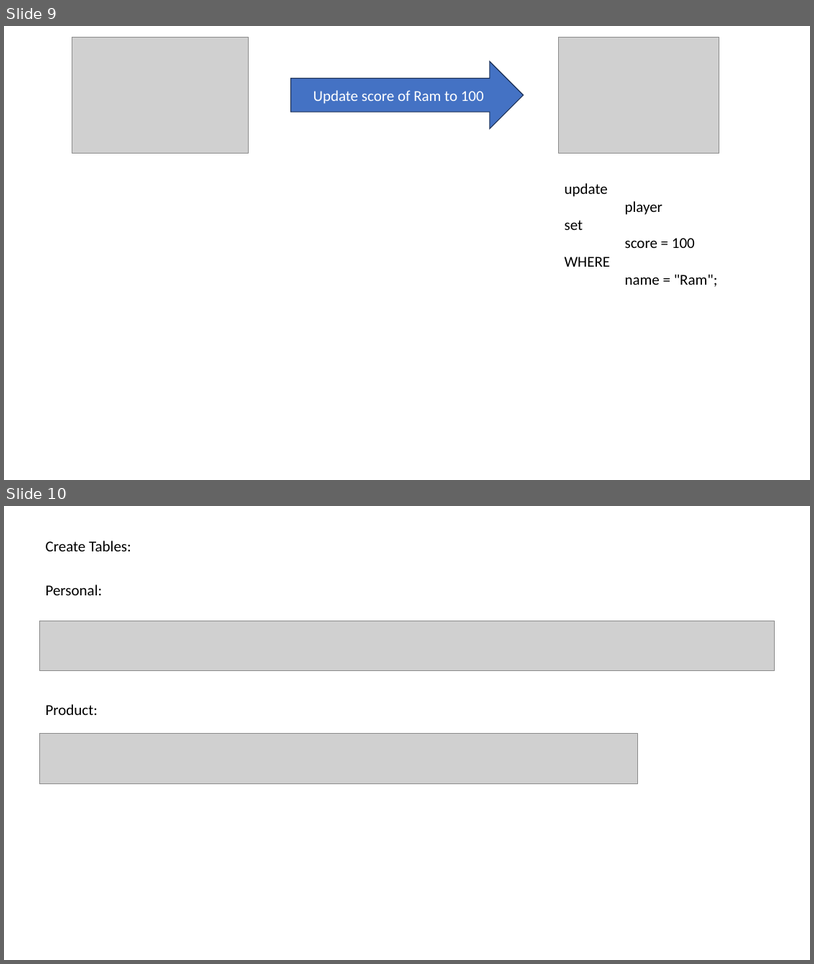
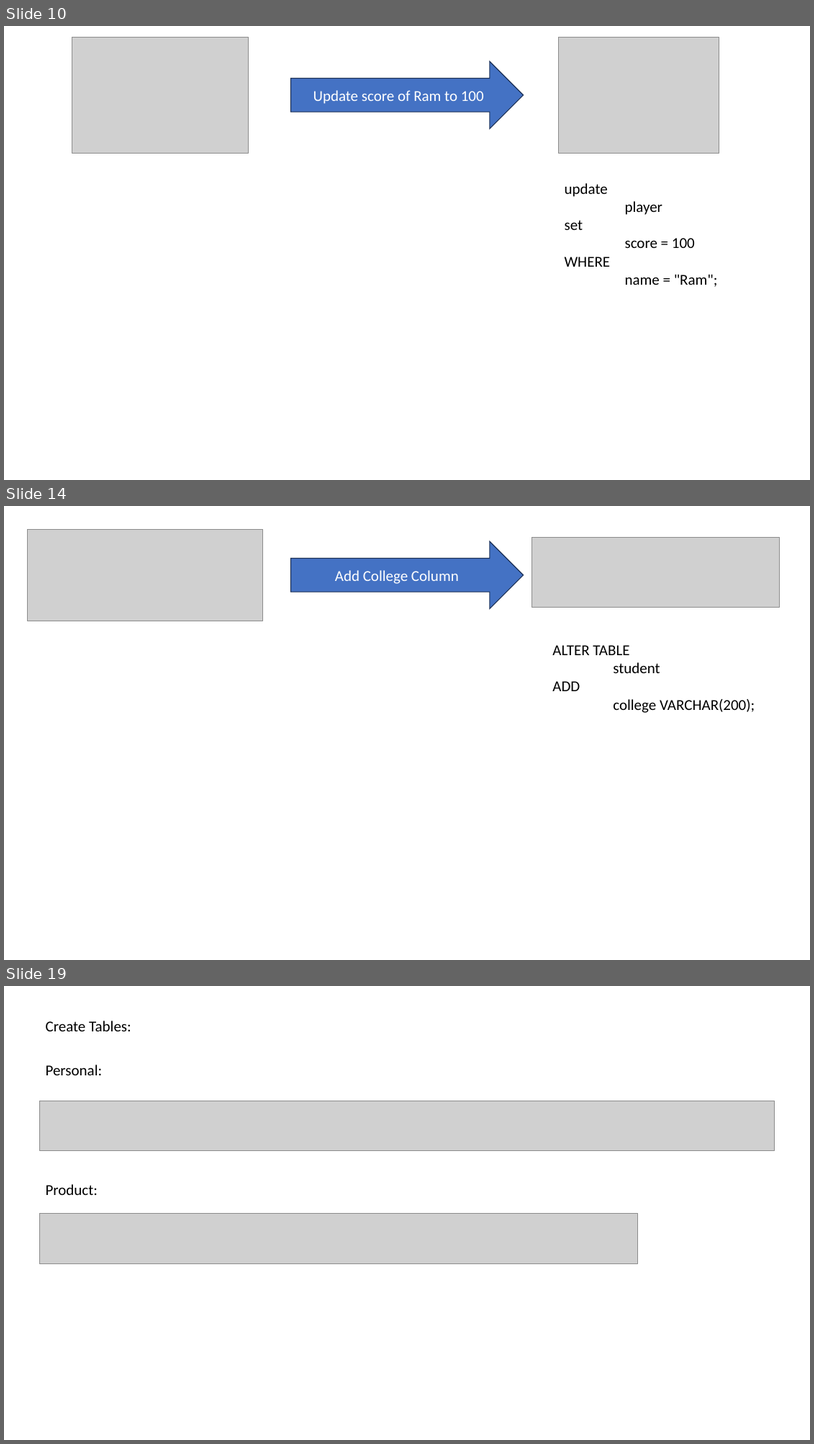
Before and after one commit to venkatyashwanth/mysql_notes, a slide deck: SQL.pptx. Shown one above the other, each under a label of ours: slides 9 and 10 before the commit, slides 10, 14 and 19 after it; the slides between them are not shown. The pictures are 814x964 and 814x1444 pixels, drawn with LibreOffice and Linux fonts; fonts in the diff are those of the drawing; grey boxes stand for pictures. Boxes give left, top, right and bottom in pixels: in the first picture for what was removed or moved away, otherwise in the second. Text is boxed around its words. In the diff, an @@ line names an element or a change of style, - is before the commit and + after.

```diff
--- a/SQL.pptx
+++ b/SQL.pptx
@@ slide 14 added at (4,506,810,960), background #FFFFFF @@
@@ picture added at (27,529,263,620) @@
@@ right arrow added at (291,541,524,608), fill #4472C4, outline #1E3256 1 pt, 18 pt, text #FFFFFF @@
+Add College Column
@@ picture added at (532,537,779,607) @@
@@ text added at (553,645,755,713), 18 pt, text #000000 @@
+ALTER TABLE
+student
+ADD
+college VARCHAR(200);
@@ what was slide 9 is now slide 10 @@
@@ what was slide 10 is now slide 19 @@
```
Also in this commit, not shown: 1 slide changed, 8 other slides added, 1 other file.
